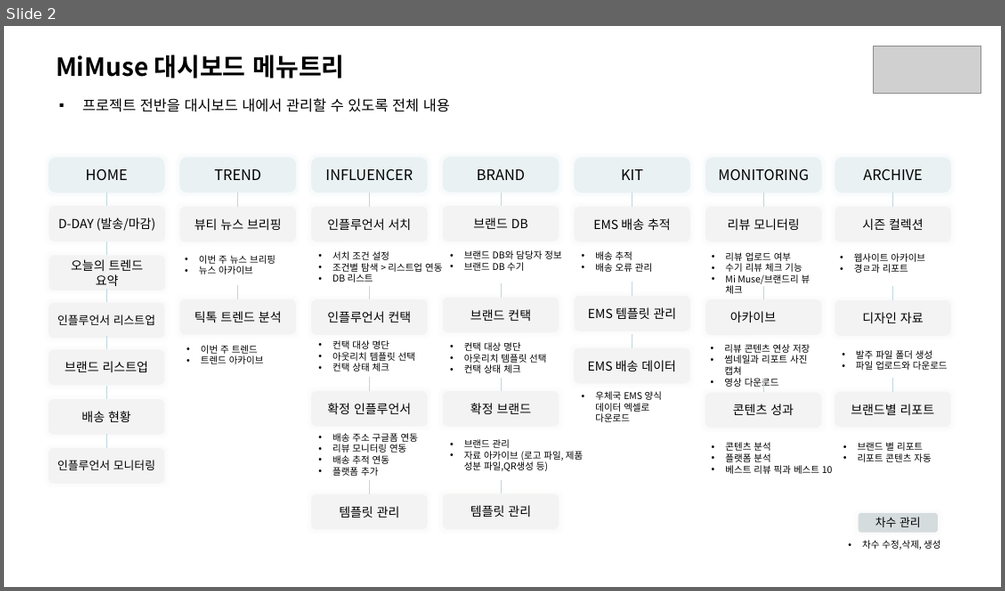
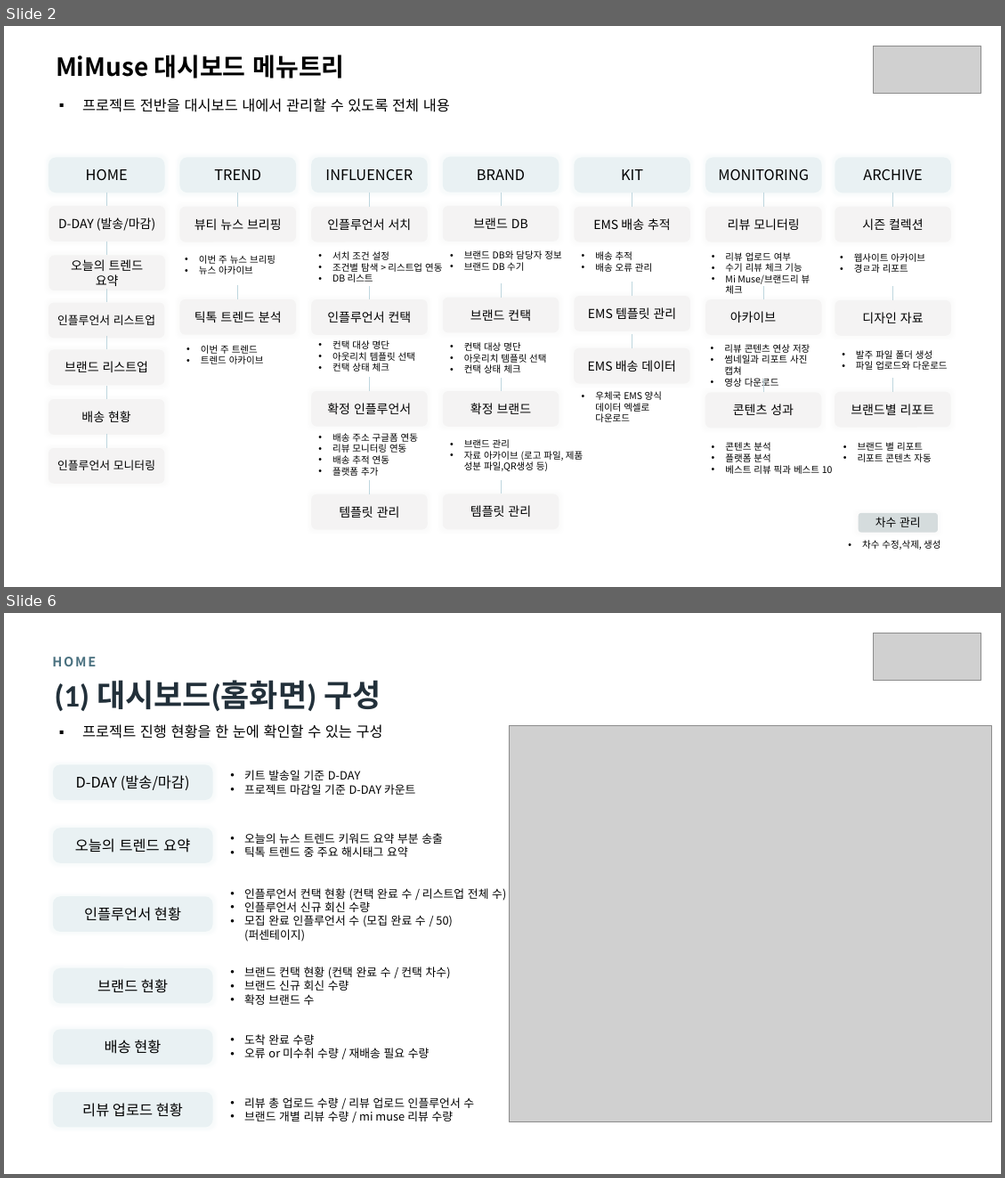
Before and after one commit to kaydeeloka/collab-net, a slide deck: docs/MiMuse_사용자매뉴얼.pptx. Shown one above the other, each under a label of ours: slide 2 before the commit, slides 2 and 6 after it; the slides between them are not shown. The pictures are 1005x591 and 1005x1178 pixels, drawn with LibreOffice and Linux fonts; fonts in the diff are those of the drawing; grey boxes stand for pictures. Boxes give left, top, right and bottom in pixels: in the first picture for what was removed or moved away, otherwise in the second. Text is boxed around its words. In the diff, an @@ line names an element or a change of style, - is before the commit and + after.

```diff
--- a/docs/MiMuse_사용자매뉴얼.pptx
+++ b/docs/MiMuse_사용자매뉴얼.pptx
@@ slide 6 added at box(4, 613, 1001, 1174), background #FFFFFF @@
@@ picture added at box(873, 633, 980, 680) @@
@@ text added at box(52, 657, 96, 666), 12.5 pt, text #4A7180, bold @@
+HOME
@@ text added at box(55, 680, 380, 711), 30 pt, text #22303A, bold @@
+(1) 대시보드(홈화면) 구성
@@ text added at box(82, 724, 383, 738), 14 pt, text #000000 @@
+▪ 프로젝트 진행 현황을 한 눈에 확인할 수 있는 구성
@@ picture added at box(510, 726, 993, 1122) @@
@@ rounded rectangle added at box(53, 765, 212, 800), fill #BED6DE at 25% opacity, 14 pt, text #000000 @@
+D-DAY (발송/마감)
@@ text added at box(244, 770, 415, 795), 11 pt, text #000000 @@
+• 키트 발송일 기준 D-DAY
+• 프로젝트 마감일 기준 D-DAY 카운트
@@ rounded rectangle added at box(53, 827, 212, 863), fill #BED6DE at 25% opacity, 14 pt, text #000000 @@
+오늘의 트렌드 요약
@@ text added at box(244, 833, 443, 857), 11 pt, text #000000 @@
+• 오늘의 뉴스 트렌드 키워드 요약 부분 송출
+• 틱톡 트렌드 중 주요 해시태그 요약
@@ rounded rectangle added at box(53, 896, 212, 932), fill #BED6DE at 25% opacity, 14 pt, text #000000 @@
+인플루언서 현황
@@ text added at box(244, 888, 506, 941), 11 pt, text #000000 @@
+• 인플루언서 컨택 현황 (컨택 완료 수 / 리스트업 전체 수)
+• 인플루언서 신규 회신 수량
+• 모집 완료 인플루언서 수 (모집 완료 수 / 50) (퍼센테이지)
@@ rounded rectangle added at box(53, 968, 212, 1004), fill #BED6DE at 25% opacity, 14 pt, text #000000 @@
+브랜드 현황
@@ text added at box(244, 966, 451, 1005), 11 pt, text #000000 @@
+• 브랜드 컨택 현황 (컨택 완료 수 / 컨택 차수)
+• 브랜드 신규 회신 수량
+• 확정 브랜드 수
@@ rounded rectangle added at box(53, 1029, 212, 1064), fill #BED6DE at 25% opacity, 14 pt, text #000000 @@
+배송 현황
@@ text added at box(244, 1034, 429, 1058), 11 pt, text #000000 @@
+• 도착 완료 수량
+• 오류 or 미수취 수량 / 재배송 필요 수량
@@ rounded rectangle added at box(53, 1092, 212, 1127), fill #BED6DE at 25% opacity, 14 pt, text #000000 @@
+리뷰 업로드 현황
@@ text added at box(244, 1097, 474, 1121), 11 pt, text #000000 @@
+• 리뷰 총 업로드 수량 / 리뷰 업로드 인플루언서 수
+• 브랜드 개별 리뷰 수량 / mi muse 리뷰 수량
```
Also in this commit, not shown: 20 slides changed, 4 other slides added, 2 slides removed, 21 other files.
